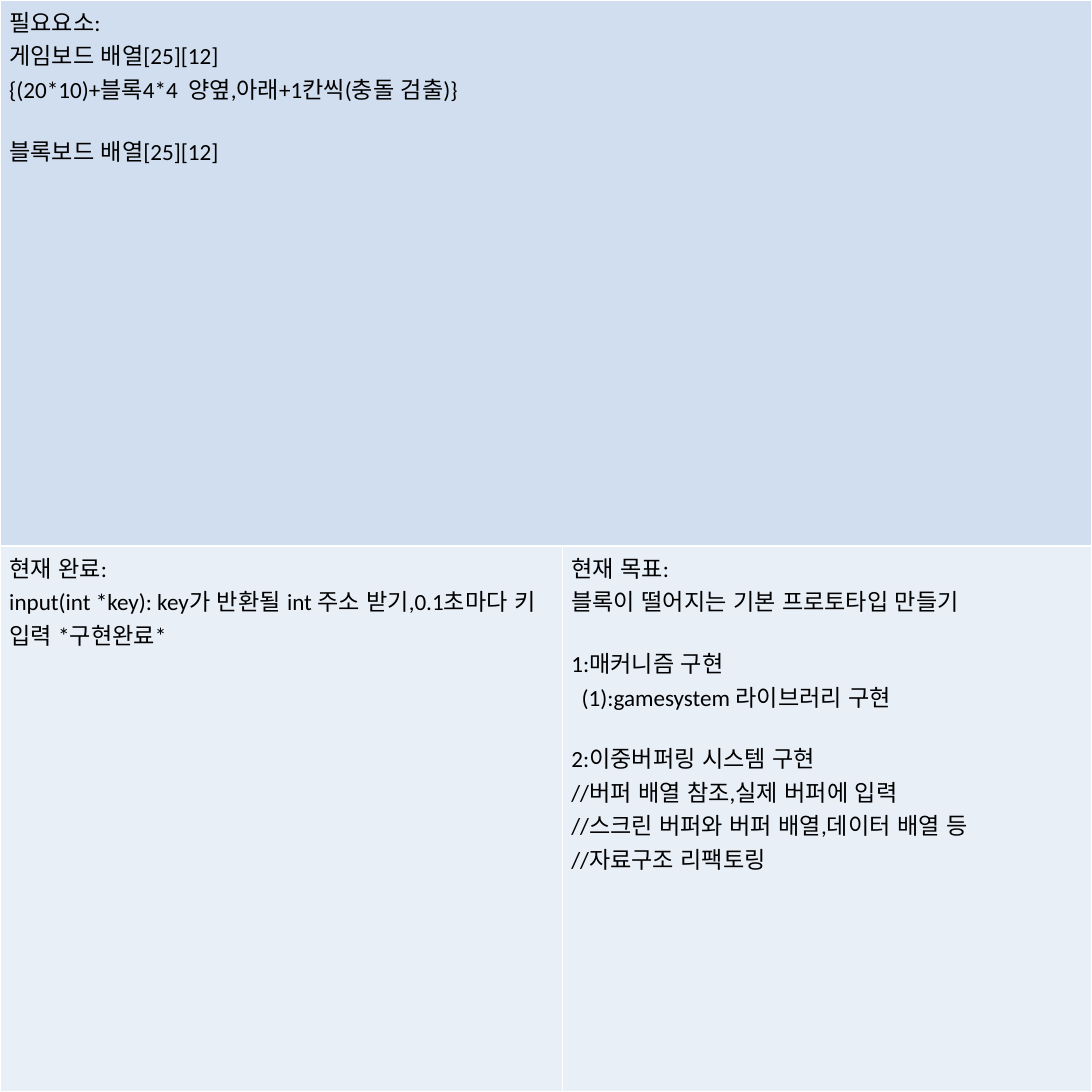
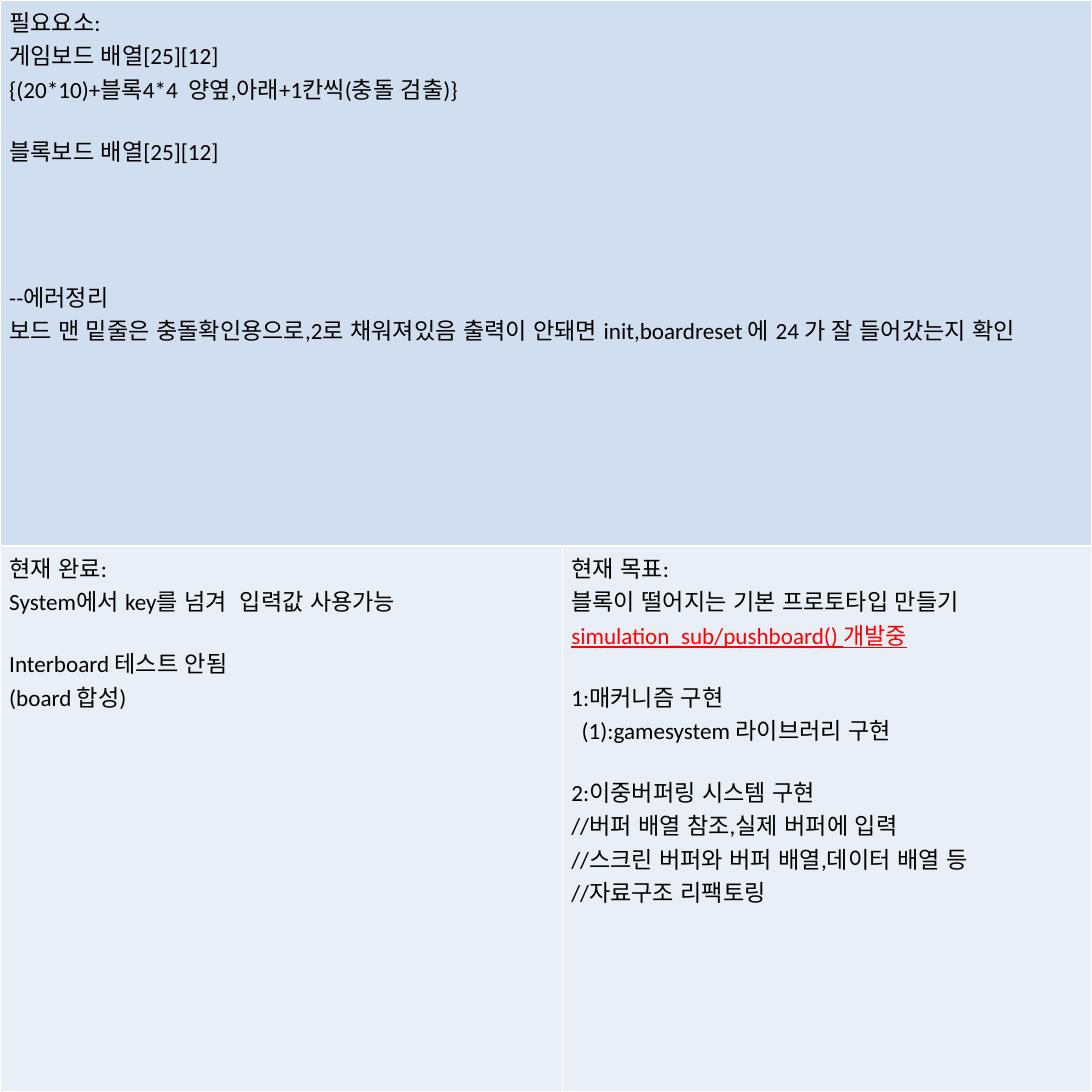
Before and after one commit to skagusdn3020/TETRIS_C, a slide deck: slide 1 of TETRIS_NEW_S/Plan.pptx. Drawn at 1092x1092 pixels with LibreOffice and Linux fonts; fonts in the diff are those of the drawing. Boxes give left, top, right and bottom in pixels: in the first picture for what was removed or moved away, otherwise in the second. Text is boxed around its words. In the diff, an @@ line names an element or a change of style, - is before the commit and + after.

Commit message:
[save] add function interboard(intergrated boards), now build simulation_sub/pushboard()

```diff
--- a/TETRIS_NEW_S/Plan.pptx
+++ b/TETRIS_NEW_S/Plan.pptx
@@ table at (x1=0, y1=0, x2=1092, y2=1092) @@
-row 1, column 1: 필요요소: / 게임보드 배열[25][12] / {(20*10)+블록4*4 양옆,아래+1칸씩(충돌 검출)} / 블록보드 배열[25][12]
+row 1, column 1: 필요요소: / 게임보드 배열[25][12] / {(20*10)+블록4*4 양옆,아래+1칸씩(충돌 검출)} / 블록보드 배열[25][12] / --에러정리 / 보드 맨 밑줄은 충돌확인용으로,2로 채워져있음 출력이 안돼면 init,boardreset 에 24 가 잘 들어갔는지 확인
-row 2, column 1: 현재 완료: / input(int *key): key가 반환될 int 주소 받기,0.1초마다 키 입력 *구현완료*
+row 2, column 1: 현재 완료: / System에서 key를 넘겨 입력값 사용가능 / Interboard 테스트 안됨 / (board 합성)
-row 2, column 2: 현재 목표: / 블록이 떨어지는 기본 프로토타입 만들기 / 1:매커니즘 구현 / (1):gamesystem 라이브러리 구현 / 2:이중버퍼링 시스템 구현 / //버퍼 배열 참조,실제 버퍼에 입력 / //스크린 버퍼와 버퍼 배열,데이터 배열 등 / //자료구조 리팩토링
+row 2, column 2: 현재 목표: / 블록이 떨어지는 기본 프로토타입 만들기 / simulation_sub/pushboard() 개발중 / 1:매커니즘 구현 / (1):gamesystem 라이브러리 구현 / 2:이중버퍼링 시스템 구현 / //버퍼 배열 참조,실제 버퍼에 입력 / //스크린 버퍼와 버퍼 배열,데이터 배열 등 / //자료구조 리팩토링
```
Also in this commit, not shown: 25 other files.
